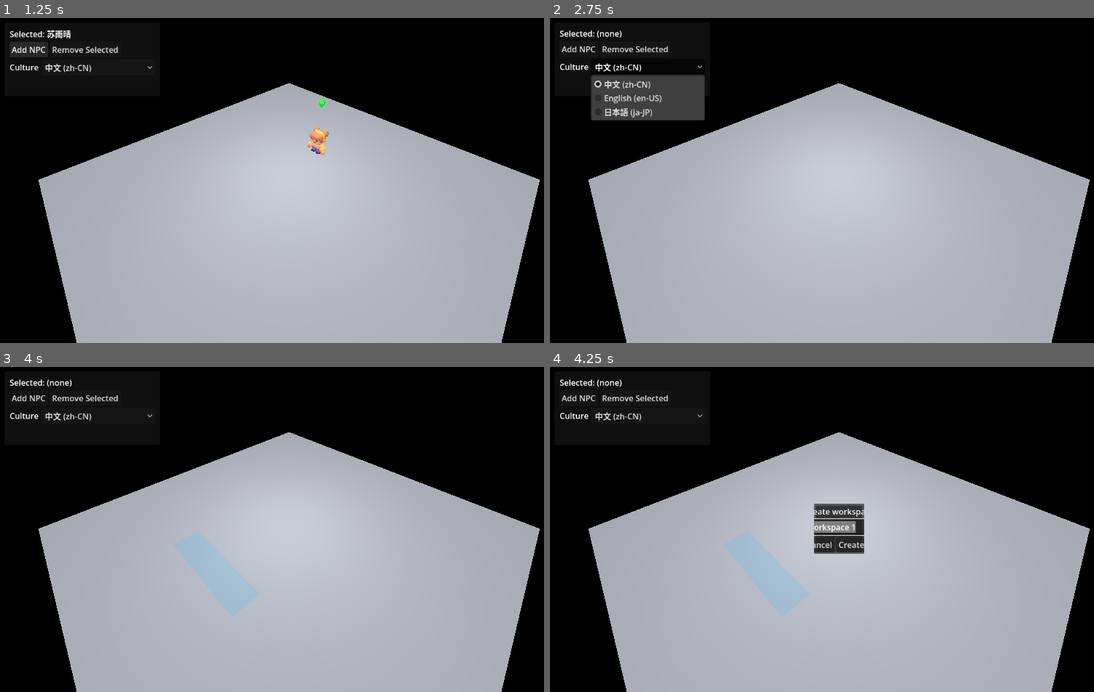
Above: before the commit, frames 1-4 (two rows, left to right).
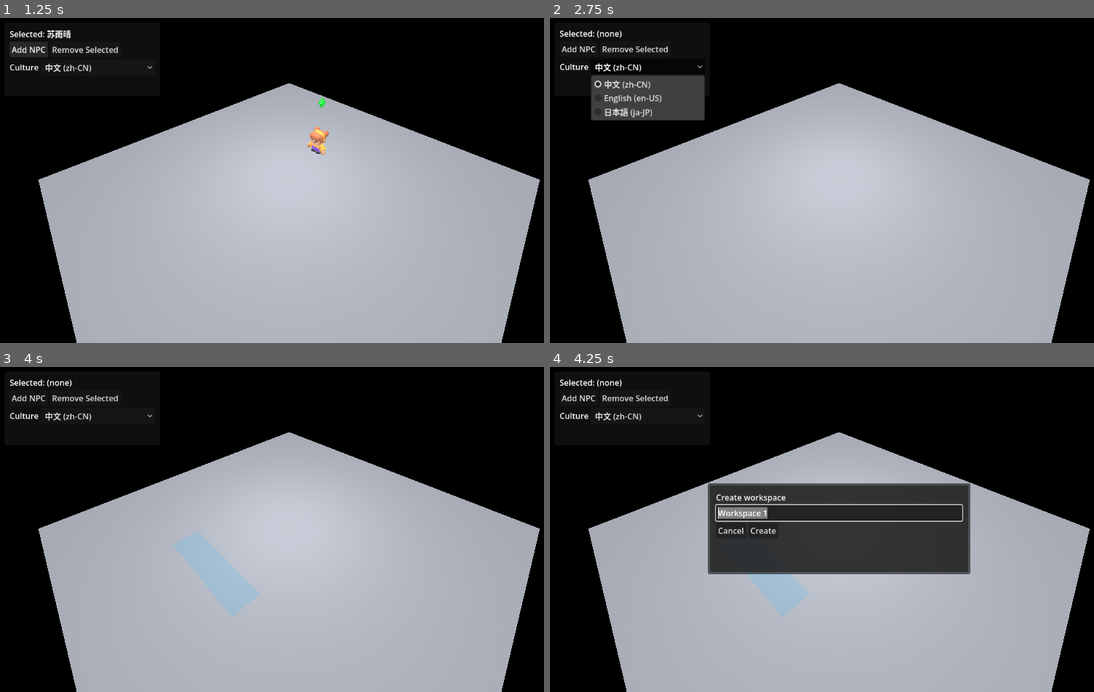
Above: after the commit, the same moments.

Repository: lemonhall/openagentic-sdk-gdscript
Game: Godot game, scene res://vr_offices/VrOffices.tscn
Two runs of this game, one before a commit and one after it. Both use one fixed random seed, a clock stepped at 60 frames per second and the inputs below.
Inputs (mouse positions are in pixels of both pictures, inside the frame that each line leads up to):
- Up to frame 1 (1.25 s): click "Add NPC" at 0.5 s
- Up to frame 2 (2.75 s): click "Remove Selected" at 1.25 s; click "中文 (zh-CN)" at 2 s
- Up to frame 3 (4 s): tap Enter at 2.75 s; move the mouse to (418, 513) at 2.77 s; hold Right (ui_right) 2.78-3.5 s; tap E at 2.85 s; click (418, 513) at 2.92 s; tap Space at 3.5 s; drag from (174, 545) to (261, 594) at 3.52 s
- Up to frame 4 (4.25 s): no input

Frames 1-3 are identical in both runs. In frame 4, 13% of the frame differs, in the area x 29-78%, y 35-64%.

Commit message:
v13: workspace create popup + onboarding hint

Diff:
--- /dev/null
+++ b/tests/test_vr_offices_workspace_create_onboarding_hint.gd
@@ -0,0 +1,65 @@
+extends SceneTree
+
+const T := preload("res://tests/_test_util.gd")
+
+class FakeActionHintOverlay:
+	extends Control
+
+	var shown: Array[String] = []
+
+	func show_hint(text: String) -> void:
+		shown.append(text)
+		visible = true
+
+	func hide_hint() -> void:
+		visible = false
+
+func _init() -> void:
+	var owner := Node3D.new()
+	get_root().add_child(owner)
+	await process_frame
+
+	var WorkspaceManagerScript := load("res://vr_offices/core/VrOfficesWorkspaceManager.gd")
+	if WorkspaceManagerScript == null or not (WorkspaceManagerScript is Script):
+		T.fail_and_quit(self, "Missing VrOfficesWorkspaceManager.gd")
+		return
+	var bounds := Rect2(Vector2(-10, -10), Vector2(20, 20))
+	var ws_mgr := (WorkspaceManagerScript as Script).new(bounds) as RefCounted
+	if ws_mgr == null:
+		T.fail_and_quit(self, "Failed to instantiate workspace manager")
+		return
+
+	var WorkspaceCtrlScript := load("res://vr_offices/core/VrOfficesWorkspaceController.gd")
+	if WorkspaceCtrlScript == null or not (WorkspaceCtrlScript is Script):
+		T.fail_and_quit(self, "Missing VrOfficesWorkspaceController.gd")
+		return
+
+	var hint := FakeActionHintOverlay.new()
+	owner.add_child(hint)
+
+	var ctrl := (WorkspaceCtrlScript as Script).new(
+		owner,
+		null,
+		ws_mgr,
+		null,
+		null,
+		hint,
+		Callable()
+	) as RefCounted
+	if ctrl == null:
+		T.fail_and_quit(self, "Failed to instantiate workspace controller")
+		return
+
+	# Simulate a pending create rect and confirm creation.
+	var rect := Rect2(Vector2(-2, -2), Vector2(4, 4))
+	ctrl.set("_pending_rect", rect)
+	ctrl.call("_on_create_confirmed", "Test Workspace")
+	await process_frame
+
+	if not T.require_true(self, hint.shown.size() >= 1, "Expected onboarding action hint after workspace creation"):
+		return
+
+	get_root().remove_child(owner)
+	owner.free()
+	await process_frame
+	T.pass_and_quit(self)
--- a/tests/test_vr_offices_workspace_overlay.gd
+++ b/tests/test_vr_offices_workspace_overlay.gd
@@ -30,6 +30,18 @@
 
 	overlay.call("prompt_create", "  Alpha  ")
 	await process_frame
+	var popup := overlay.get_node_or_null("%CreatePopup") as PopupPanel
+	if popup == null:
+		T.fail_and_quit(self, "Missing %CreatePopup")
+		return
+	# Regression: ensure the configured popup size is wide enough.
+	var s0: Variant = overlay.call("get_create_popup_size")
+	if not (s0 is Vector2i):
+		T.fail_and_quit(self, "Expected get_create_popup_size() -> Vector2i")
+		return
+	var s := s0 as Vector2i
+	if not T.require_true(self, int(s.x) >= 480, "Expected CreatePopup configured width >= 480"):
+		return
 	overlay.call("confirm_create")
 	await process_frame
 	if not T.require_eq(self, confirmed.size(), 1, "Expected create_confirmed once"):
--- a/vr_offices/core/VrOfficesWorkspaceController.gd
+++ b/vr_offices/core/VrOfficesWorkspaceController.gd
@@ -26,6 +26,8 @@
 var _placing_yaw := 0.0
 var _desk_preview_root: Node3D = null
 var _desk_preview_model: Node3D = null
+var _action_hint_generation := 0
+var _workspace_create_hint_shown := false
 
 func _init(
 	owner_in: Node,
@@ -176,6 +178,7 @@
 	if bool(res.get("ok", false)):
 		if autosave.is_valid():
 			autosave.call()
+		_show_post_create_hint()
 	_hide_preview()
 
 func _on_create_canceled() -> void:
@@ -280,7 +283,38 @@
 	var center_xz := rect_xz.position + rect_xz.size * 0.5
 	_set_desk_preview_center_xz(center_xz)
 	if action_hint != null and action_hint.has_method("show_hint"):
+		_action_hint_generation += 1
 		action_hint.call("show_hint", "Place Standing Desk: LMB confirm · R/RMB rotate · Esc cancel")
+
+func _show_post_create_hint() -> void:
+	# Help users discover the workspace context menu (needed to add desks / delete workspaces).
+	# Show once per session to avoid spamming during rapid workspace creation.
+	if owner == null or action_hint == null:
+		return
+	if not owner.is_inside_tree():
+		return
+	if _workspace_create_hint_shown:
+		return
+	if not action_hint.has_method("show_hint") or not action_hint.has_method("hide_hint"):
+		return
+
+	_workspace_create_hint_shown = true
+	_action_hint_generation += 1
+	var gen := _action_hint_generation
+	action_hint.call("show_hint", "提示：Shift + 右键 工作区 打开菜单（添加桌子/删除）\nTip: Shift + RMB on a workspace opens the menu (Add desk / Delete).")
+
+	var tree := owner.get_tree()
+	if tree == null:
+		return
+	tree.create_timer(10.0).timeout.connect(func() -> void:
+		# Only hide if this hint is still the latest hint shown by the controller.
+		if _action_hint_generation != gen:
+			return
+		if _placing_workspace_id != "":
+			return
+		if action_hint != null and action_hint.has_method("hide_hint"):
+			action_hint.call("hide_hint")
+	)
 
 func _end_desk_placement(toast_msg: String = "") -> void:
 	_placing_workspace_id = ""
--- a/vr_offices/ui/WorkspaceOverlay.gd
+++ b/vr_offices/ui/WorkspaceOverlay.gd
@@ -4,6 +4,8 @@
 signal create_canceled
 signal delete_requested(workspace_id: String)
 signal add_standing_desk_requested(workspace_id: String)
+
+const CREATE_POPUP_SIZE := Vector2i(520, 180)
 
 @onready var create_popup: PopupPanel = %CreatePopup
 @onready var name_edit: LineEdit = %NameEdit
@@ -38,9 +40,13 @@
 	if create_popup == null or name_edit == null:
 		return
 	name_edit.text = default_name
-	create_popup.popup_centered()
+	# Keep the dialog wide enough so longer text isn't clipped.
+	create_popup.popup_centered(CREATE_POPUP_SIZE)
 	name_edit.grab_focus()
 	name_edit.select_all()
+
+func get_create_popup_size() -> Vector2i:
+	return CREATE_POPUP_SIZE
 
 func cancel_create() -> void:
 	if create_popup != null and create_popup.visible:
--- a/vr_offices/ui/WorkspaceOverlay.tscn
+++ b/vr_offices/ui/WorkspaceOverlay.tscn
@@ -15,8 +15,9 @@
 visible = false
 offset_left = 0.0
 offset_top = 0.0
-offset_right = 360.0
-offset_bottom = 160.0
+offset_right = 520.0
+offset_bottom = 180.0
+size = Vector2i(520, 180)
 
 [node name="Panel" type="Panel" parent="%CreatePopup"]
 layout_mode = 1
Not shown, added: tests/test_vr_offices_workspace_create_onboarding_hint.gd.uid
Not shown, added: docs/plan/v13-index.md
Not shown, added: docs/plan/v13-vr-offices-workspace-create-ux.md
Not shown, changed: docs/vr_offices/controls.md
Not shown, changed: docs/vr_offices/controls.zh-CN.md
